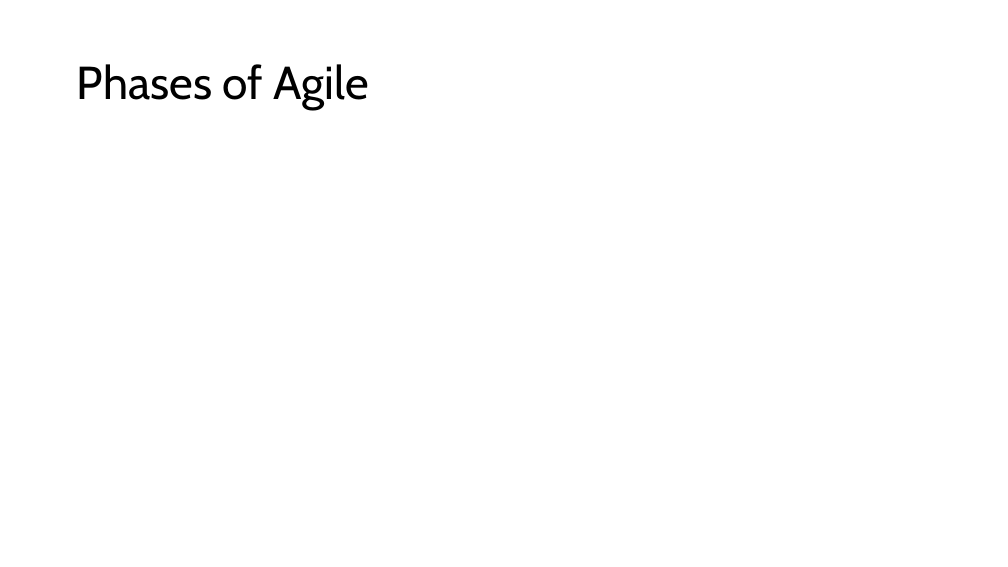
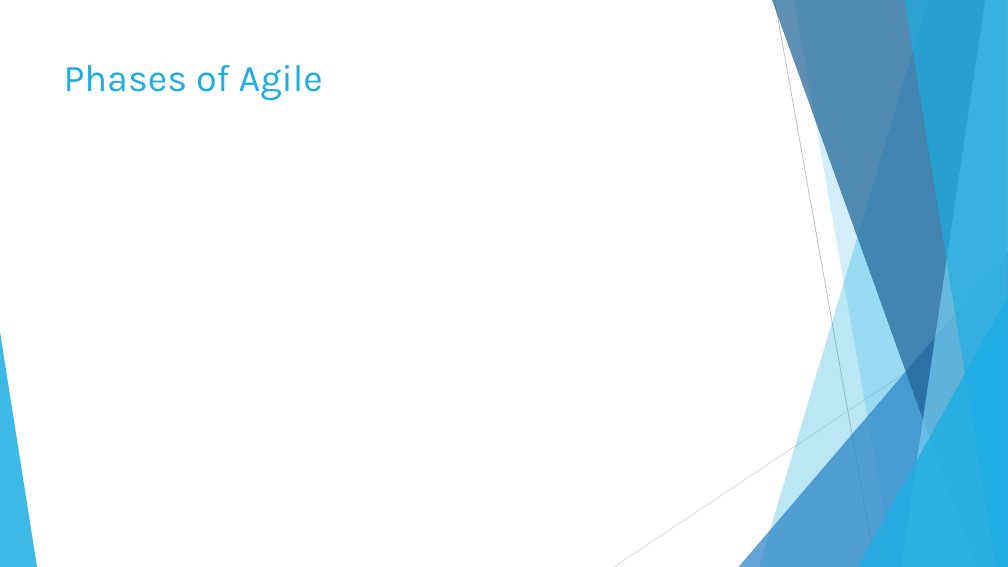
Before and after one commit to Soup098/CS_250, a slide deck: slide 3 of SDLC Final/SDLC Final PP.pptx (slide 4 before the commit). Drawn at 1008x567 pixels with LibreOffice and Linux fonts; fonts in the diff are those of the drawing. Boxes give left, top, right and bottom in pixels: in the first picture for what was removed or moved away, otherwise in the second. Text is boxed around its words. In the diff, an @@ line names an element or a change of style, - is before the commit and + after.

```diff
--- a/SDLC Final/SDLC Final PP.pptx
+++ b/SDLC Final/SDLC Final PP.pptx
@@ title "Phases of Agile": place and size @@
-title "Phases of Agile" at [77,64,368,110]
+title "Phases of Agile" at [64,65,323,101]
@@ title "Phases of Agile" at [64,65,323,101]: size 44 to 36 pt, font Cabin to Karla, text colour #000000 to #1CADE4; line spacing 0.9 to 1; vertical alignment middle to top @@
@@ group added at [0,0,1008,567]: 5 freeform shapes, 3 triangles, 2 lines @@
```
Also in this commit, not shown: 4 other slides changed, 1 slide added, 1 slide removed.
